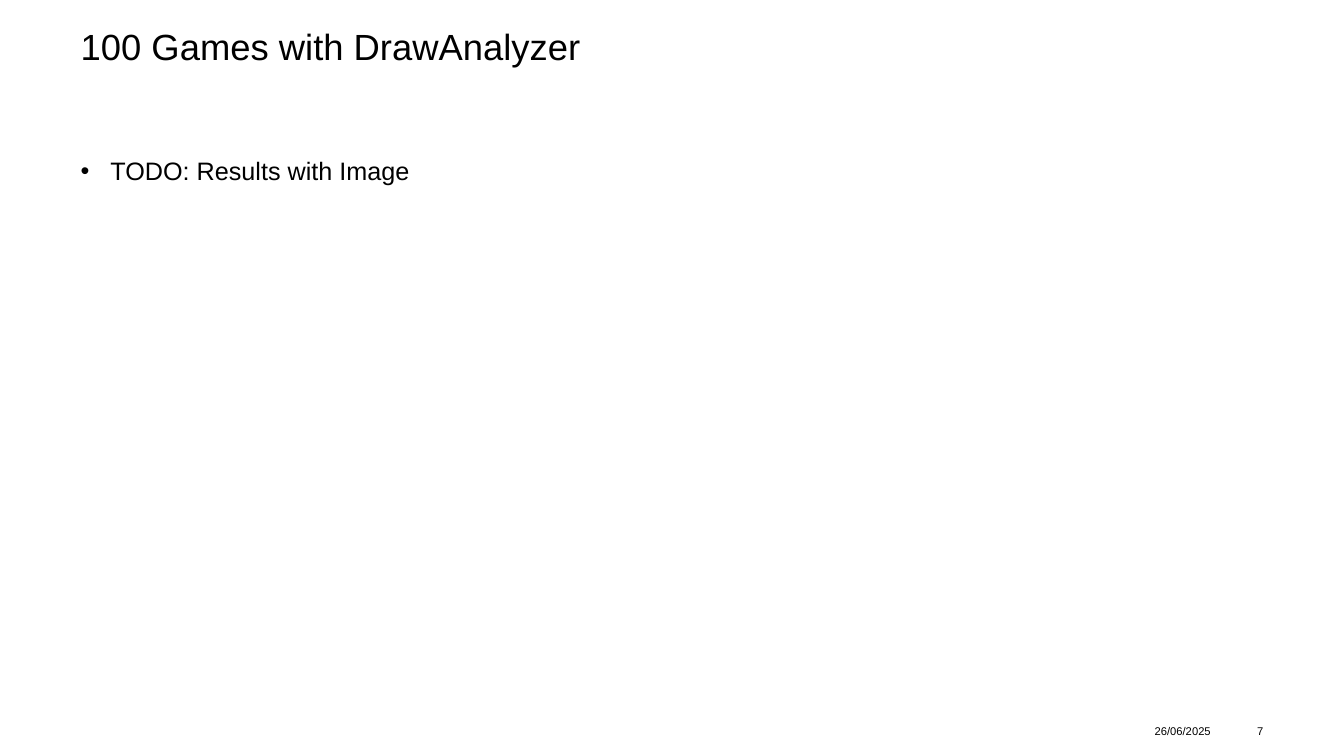
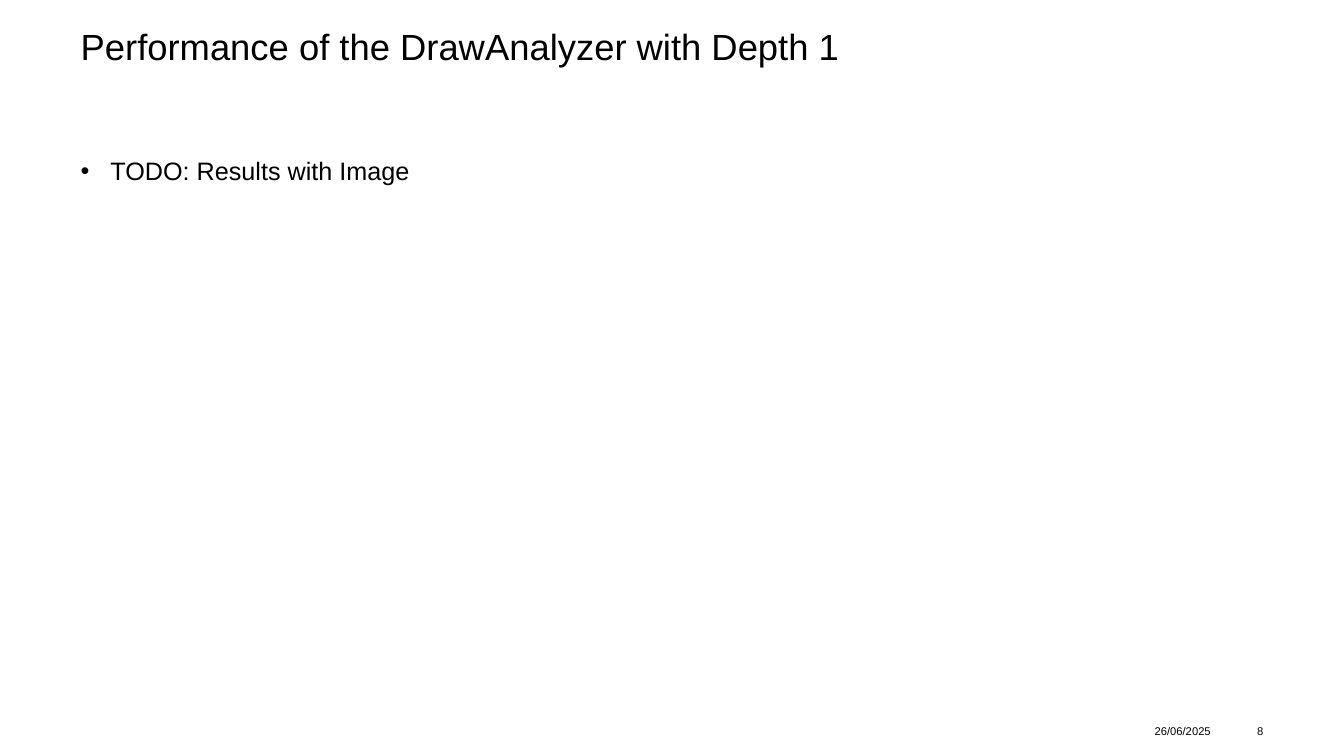
Before and after one commit to adidell01/MahjongOptimization, a slide deck: slide 8 of ProjectPresentation_asadikovic_jlyrer.pptx (slide 7 before the commit). Drawn at 1344x756 pixels with LibreOffice and Linux fonts; fonts in the diff are those of the drawing; background and template pictures are left out. Boxes give left, top, right and bottom in pixels: in the first picture for what was removed or moved away, otherwise in the second. Text is boxed around its words. In the diff, an @@ line names an element or a change of style, - is before the commit and + after.

```diff
--- a/ProjectPresentation_asadikovic_jlyrer.pptx
+++ b/ProjectPresentation_asadikovic_jlyrer.pptx
@@ title at <box>81,33,839,67</box>: text changed @@
-100 Games with DrawAnalyzer
+Performance of the DrawAnalyzer with Depth 1
@@ page number at <box>1257,727,1263,735</box>: text changed @@
-7
+8
```
Also in this commit, not shown: 6 other slides changed, 7 slides added, 2 other files.
